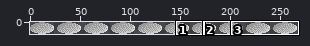
Sprite sheet, stored at images/progress0.png. The first picture is a wide view before the edit; the outline marks the close-up.
Close-up. Before:
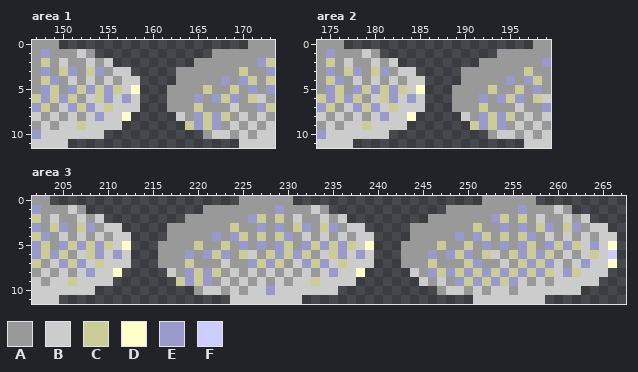
The file is 268x12 pixels. Shown: area 1: x 147..173, y 0..11; area 2: x 174..199, y 0..11; area 3: x 202..267, y 0..11. The commit also changed other parts of the picture, which this record leaves out.
Palette (. is transparent): A #999999  B #cccccc  C #cccc99  D #ffffcc  E #9999cc  F #ccccff
Pixels before, area 1, first column x 147:
 0 AAA.....................AAA
 1 AEAAABA.............AAAAAAA
 2 ACABAABAB.........AAAAAAAEC
 3 AEACEACEABB.....AAAAAAACAAE
 4 ACEABABABABB....AAAAAEAECAC
 5 AECAECECECBD...AAAACAACAEAE
 6 CECECABCEBEB...AAAEAECEACBA
 7 ECABECEBCBBB...AAACAAABAAEC
 8 BABABABEBBD.....BAECECABABA
 9 ABABBCBBBB.......CECEABABAB
10 EBBBBBBB...........ABBABABB
11 BBBB...................BBBB
Pixels before, area 2, first column x 174:
 0 AAA.....................AA
 1 AEAAABA.............AAAAAA
 2 ACABAABAB.........AAAAAAAE
 3 AEACEACEABB.....AAAAAAACAA
 4 ACEABABABABB....AAAAAEAECA
 5 AECAECECECBD...AAAACAACAEA
 6 CECECABCEBEB...AAAEAECEACB
 7 ECABECEBCBBB...AAACAAABAAE
 8 BABABABEBBD.....BAECECABAB
 9 ABABBCBBBB.......CECEABABA
10 EBBBBBBB...........ABBABAB
11 BBBB...................BBB
Pixels before, area 3, first column x 202:
 0 AA.....................AAAAAA.....................AAAAAA.........
 1 EAAABA.............AAAAAAAAEAAABA.............AAAAAAAAEAAABA.....
 2 CABAABAB.........AAAAAAAECACABAABAB.........AAAAAAAECACABAABAB...
 3 EACEACEABB.....AAAAAAACAAEAEACEACEABB.....AAAAAAACAAEAEACEACEABB.
 4 CEABABABABB....AAAAAEAECACACEABABABABB....AAAAAEAECACACEABABABABB
 5 ECAECECECBD...AAAACAACAEAEAECAECECECBD...AAAACAACAEAEAECAECECBEBD
 6 ECECABCEBEB...AAAEAECEACBACECECABCEBEB...AAAEAECEACBACECECABABCBF
 7 CABECEBCBBB...AAACAAABAAECECABECEBCBBB...AAACAAACEAABACECEBABEBBD
 8 ABABABEBBD.....BAECECABABABABABABEBBD.....BAECECECECECECECBECBBB.
 9 BABBCBBBB.......CECEABABABABABBCBBBB.......BABAECECECEBABABBBBB..
10 BBBBBBB...........ABBABABBEBBBBBBB...........ABBABABBABBBBBBB....
11 BBB...................BBBBBBBB...................BBBBBBBB........
Once edited:
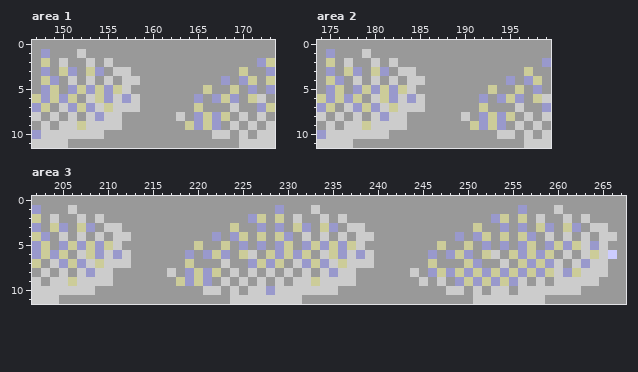
From old to new:
{"where": "area 1"}
{"y":0,"x":150,"old":".....................","new":"AAAAAAAAAAAAAAAAAAAAA"}
{"y":1,"x":154,"old":".............","new":"AAAAAAAAAAAAA"}
{"y":2,"x":156,"old":".........","new":"AAAAAAAAA"}
{"y":3,"x":158,"old":".....","new":"AAAAA"}
{"y":4,"x":159,"old":"....","new":"AAAA"}
{"y":5,"x":158,"old":"D...","new":"AAAA"}
{"y":6,"x":159,"old":"...","new":"AAA"}
{"y":7,"x":159,"old":"...","new":"AAA"}
{"y":8,"x":157,"old":"D.....","new":"AAAAAA"}
{"y":9,"x":157,"old":".......","new":"AAAAAAA"}
{"y":10,"x":155,"old":"...........","new":"AAAAAAAAAAA"}
{"y":11,"x":151,"old":"...................","new":"AAAAAAAAAAAAAAAAAAA"}
{"where": "area 2"}
{"y":0,"x":177,"old":".....................","new":"AAAAAAAAAAAAAAAAAAAAA"}
{"y":1,"x":181,"old":".............","new":"AAAAAAAAAAAAA"}
{"y":2,"x":183,"old":".........","new":"AAAAAAAAA"}
{"y":3,"x":185,"old":".....","new":"AAAAA"}
{"y":4,"x":186,"old":"....","new":"AAAA"}
{"y":5,"x":185,"old":"D...","new":"AAAA"}
{"y":6,"x":186,"old":"...","new":"AAA"}
{"y":7,"x":186,"old":"...","new":"AAA"}
{"y":8,"x":184,"old":"D.....","new":"AAAAAA"}
{"y":9,"x":184,"old":".......","new":"AAAAAAA"}
{"y":10,"x":182,"old":"...........","new":"AAAAAAAAAAA"}
{"y":11,"x":178,"old":"...................","new":"AAAAAAAAAAAAAAAAAAA"}
{"where": "area 3"}
{"y":0,"x":204,"old":".....................","new":"AAAAAAAAAAAAAAAAAAAAA"}
{"y":0,"x":231,"old":".....................","new":"AAAAAAAAAAAAAAAAAAAAA"}
{"y":0,"x":258,"old":"..........","new":"AAAAAAAAAA"}
{"y":1,"x":208,"old":".............","new":"AAAAAAAAAAAAA"}
{"y":1,"x":235,"old":".............","new":"AAAAAAAAAAAAA"}
{"y":1,"x":262,"old":"......","new":"AAAAAA"}
{"y":2,"x":210,"old":".........","new":"AAAAAAAAA"}
{"y":2,"x":237,"old":".........","new":"AAAAAAAAA"}
{"y":2,"x":264,"old":"....","new":"AAAA"}
{"y":3,"x":212,"old":".....","new":"AAAAA"}
{"y":3,"x":239,"old":".....","new":"AAAAA"}
{"y":3,"x":266,"old":"..","new":"AA"}
{"y":4,"x":213,"old":"....","new":"AAAA"}
{"y":4,"x":240,"old":"....","new":"AAAA"}
{"y":4,"x":267,"old":".","new":"A"}
{"y":5,"x":212,"old":"D...","new":"AAAA"}
{"y":5,"x":239,"old":"D...","new":"AAAA"}
{"y":5,"x":266,"old":"D.","new":"AA"}
{"y":6,"x":213,"old":"...","new":"AAA"}
{"y":6,"x":240,"old":"...","new":"AAA"}
{"y":6,"x":267,"old":".","new":"A"}
{"y":7,"x":213,"old":"...","new":"AAA"}
{"y":7,"x":240,"old":"...","new":"AAA"}
{"y":7,"x":266,"old":"D.","new":"AA"}
{"y":8,"x":211,"old":"D.....","new":"AAAAAA"}
{"y":8,"x":238,"old":"D.....","new":"AAAAAA"}
{"y":8,"x":266,"old":"..","new":"AA"}
{"y":9,"x":211,"old":".......","new":"AAAAAAA"}
{"y":9,"x":238,"old":".......","new":"AAAAAAA"}
{"y":9,"x":265,"old":"...","new":"AAA"}
{"y":10,"x":209,"old":"...........","new":"AAAAAAAAAAA"}
{"y":10,"x":236,"old":"...........","new":"AAAAAAAAAAA"}
{"y":10,"x":263,"old":".....","new":"AAAAA"}
{"y":11,"x":205,"old":"...................","new":"AAAAAAAAAAAAAAAAAAA"}
{"y":11,"x":232,"old":"...................","new":"AAAAAAAAAAAAAAAAAAA"}
{"y":11,"x":259,"old":".........","new":"AAAAAAAAA"}
